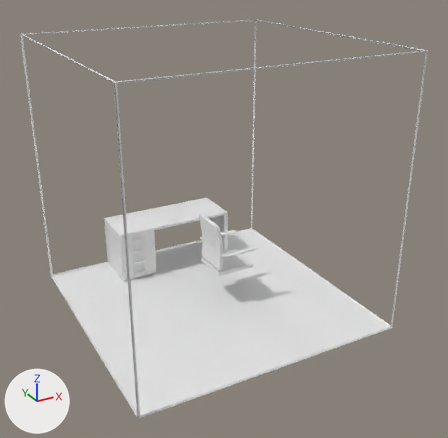
The Blender file MagicRoom.blend, before and after one commit.
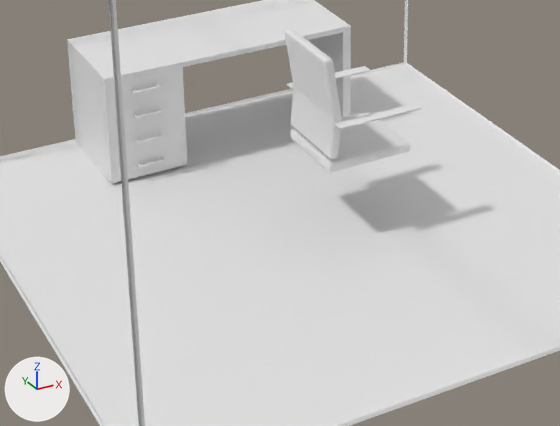
Each version appears first whole from a 50 mm lens placed at (-2.95, -5.72, 3.87), pointed at (0.08, -0.23, 1.13), and next in a close-up on the part from 17% to 71% of the width and 46% to 88% of the height. Arrows for +X, +Y and +Z are at lower left; the lights stay in place.

In view in the first close-up: 'Ground', 'Plane', 'Wall', 'Wall.001', 'Wall.002', 'Wall.003', 'm_LorenaQuaranta_Desk_Base', 'm_LorenaQuaranta_Desk_Tiroir_01', 'm_LorenaQuaranta_Desk_Tiroir_02', 'm_LorenaQuaranta_Desk_Tiroir_03', 'm_LorenaQuaranta_Desk_Tiroir_04'.
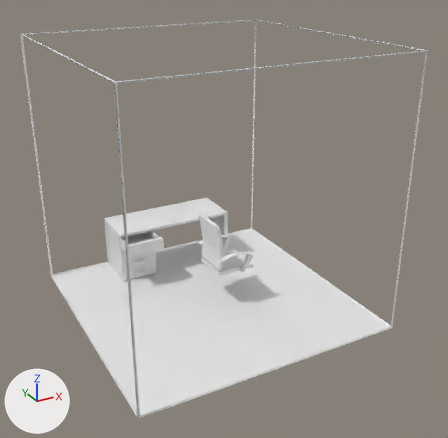
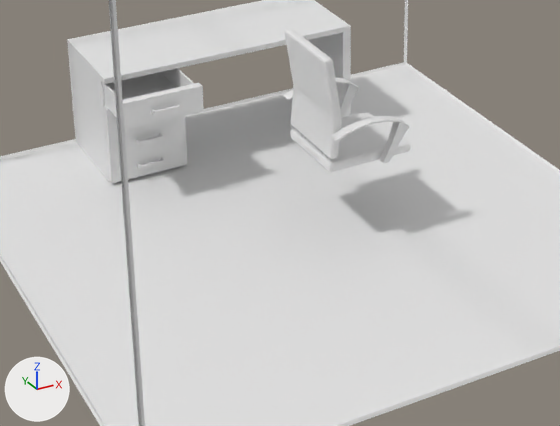
What differs and where, as boxes [x1, y1, x2, y2] in the close-ups (560 x 426 px):
'Plane', reshaped (8% narrower)
    before: [284, 28, 422, 172]
    after: [283, 28, 410, 172]
'm_LorenaQuaranta_Desk_Tiroir_01', moved
    before: [102, 67, 184, 110]
    after: [104, 68, 204, 130]
part 1 of me_plane_010, added
    after: [283, 78, 409, 163]
part 2 of me_plane_010, deleted
    before: [287, 66, 422, 129]
'm_LorenaQuaranta_Desk_Tiroir_02', unchanged, covered by the edit
    before: [103, 92, 185, 135]
    after: [103, 105, 185, 135]

What the commit changed:
me_plane_010 is used by ob_plane; location (0.0, 0.0, 0.767).
me_plane_010 had 192 vertices, 165 faces and spanned x -0.016..0.499, y -0.288..0.0, z -0.347..0.275.
me_plane_010 now has 278 vertices, 252 faces, 1 loose edge and spans x -0.016..0.487, y -0.29..0.0, z -0.347..0.275.
me_plane_010 part 1: a new loose piece of 106 vertices spanning x 0.009..0.432, y -0.29..-0.227, z -0.339..-0.083.
me_plane_010 part 2: 20 vertices removed from x 0.03..0.499, y -0.288..0.0, z -0.078..-0.061.
Object 'm_LorenaQuaranta_Desk_Tiroir_01' (ob_m_lorenaquaranta_desk_tiroir_01) moves from (-0.525, 1.209, 0.469) to (-0.525, 0.938, 0.469).
